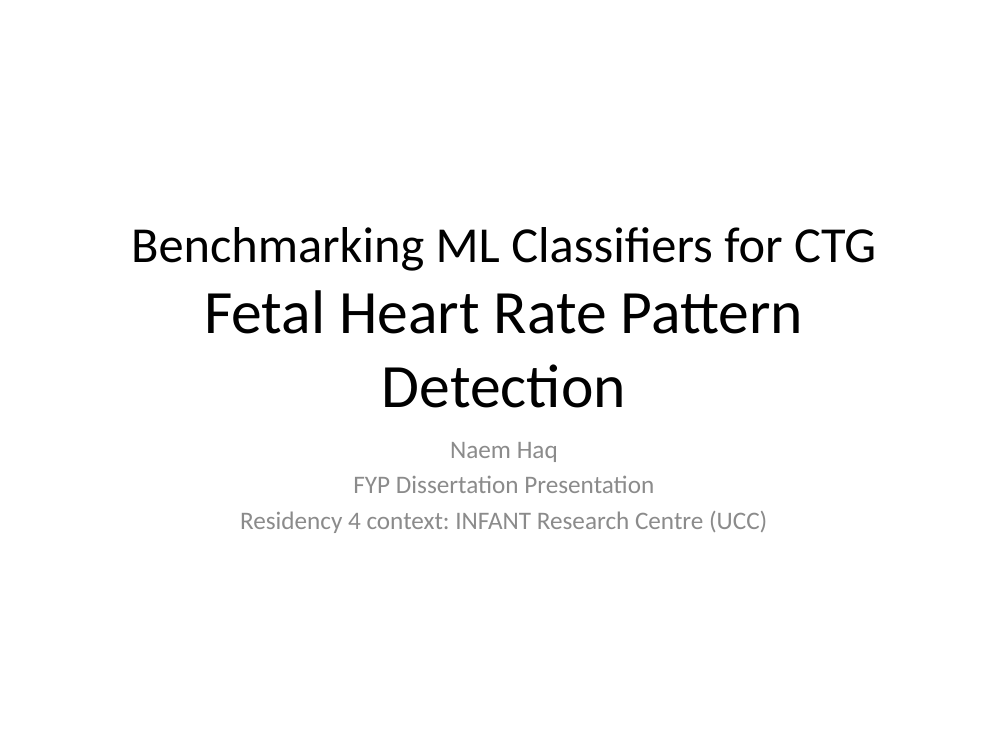
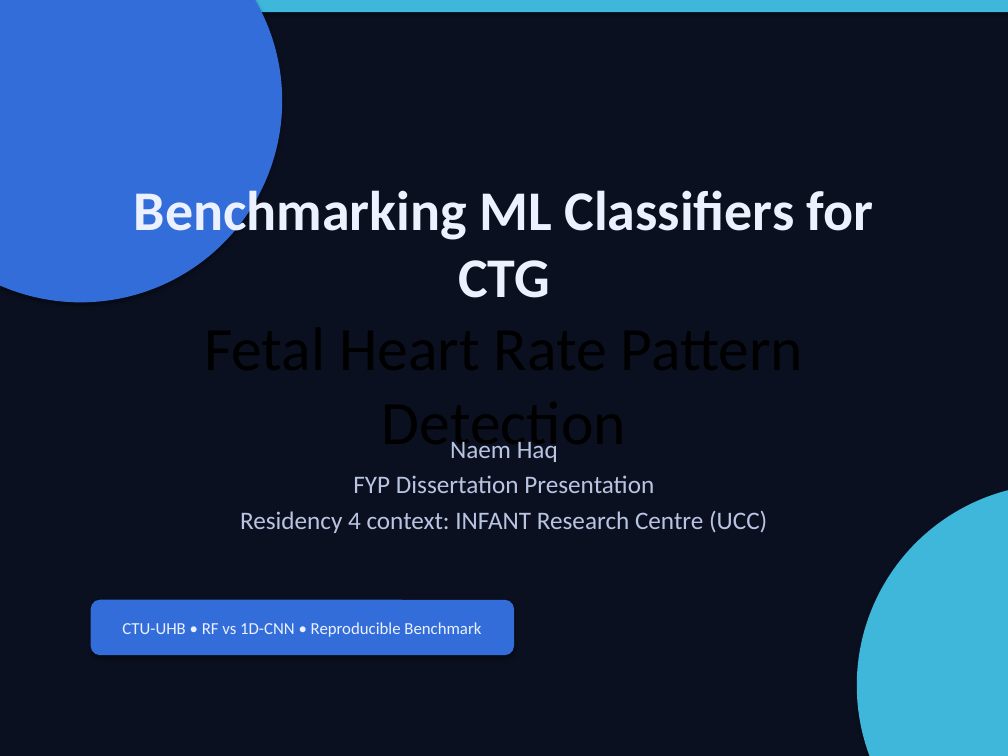
Before and after one commit to Naem-Haq/CTG, a slide deck: slide 1 of docs/ctg_benchmark_presentation.pptx. Drawn at 1008x756 pixels with LibreOffice and Linux fonts; fonts in the diff are those of the drawing. Boxes give left, top, right and bottom in pixels: in the first picture for what was removed or moved away, otherwise in the second. Text is boxed around its words. In the diff, an @@ line names an element or a change of style, - is before the commit and + after.

Commit message:
docs(slides): apply visual theme and frame alignment fixes

```diff
--- a/docs/ctg_benchmark_presentation.pptx
+++ b/docs/ctg_benchmark_presentation.pptx
@@ background #FFFFFF to #0B1020 @@
@@ rectangle added at box(0, 0, 1008, 12), fill #3EB7DB @@
@@ ellipse added at box(0, 0, 282, 302), fill #336DD9 @@
@@ title at box(134, 183, 874, 298): size 36 to 40 pt, text colour #000000 to #ECF1FF, bold on in "Benchmarking ML Classifiers for CTG" @@
@@ subtitle "Naem Haq" at box(240, 442, 767, 533): text colour #8C8C8C to #B9C4E2 @@
@@ ellipse added at box(857, 484, 1008, 756), fill #3EB7DB @@
@@ rounded rectangle added at box(91, 600, 514, 655), fill #336DD9, 12 pt, text #ECF1FF @@
+CTU-UHB • RF vs 1D-CNN • Reproducible Benchmark
```
Also in this commit, not shown: 9 other slides changed, 1 other file.
